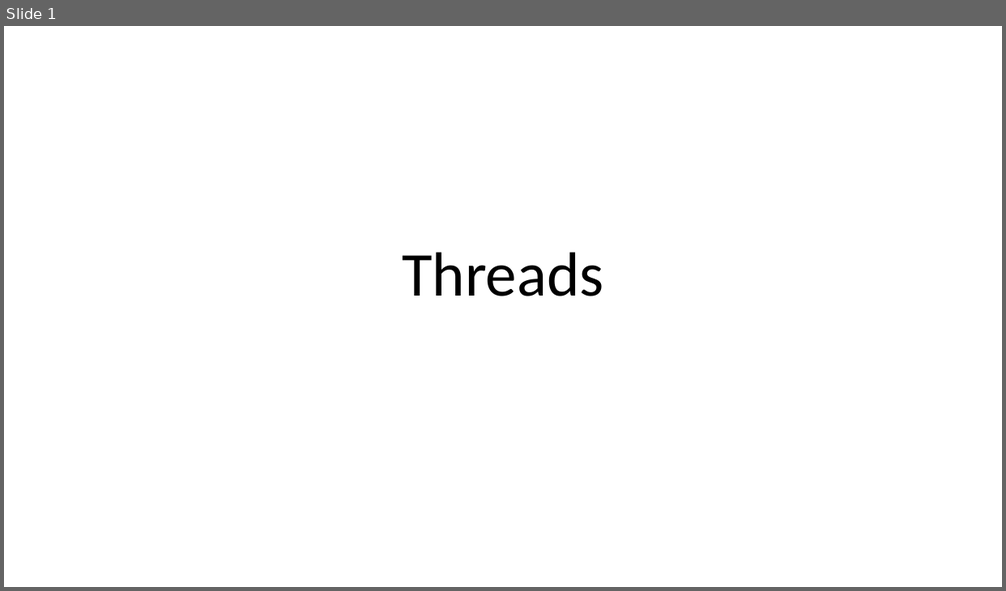
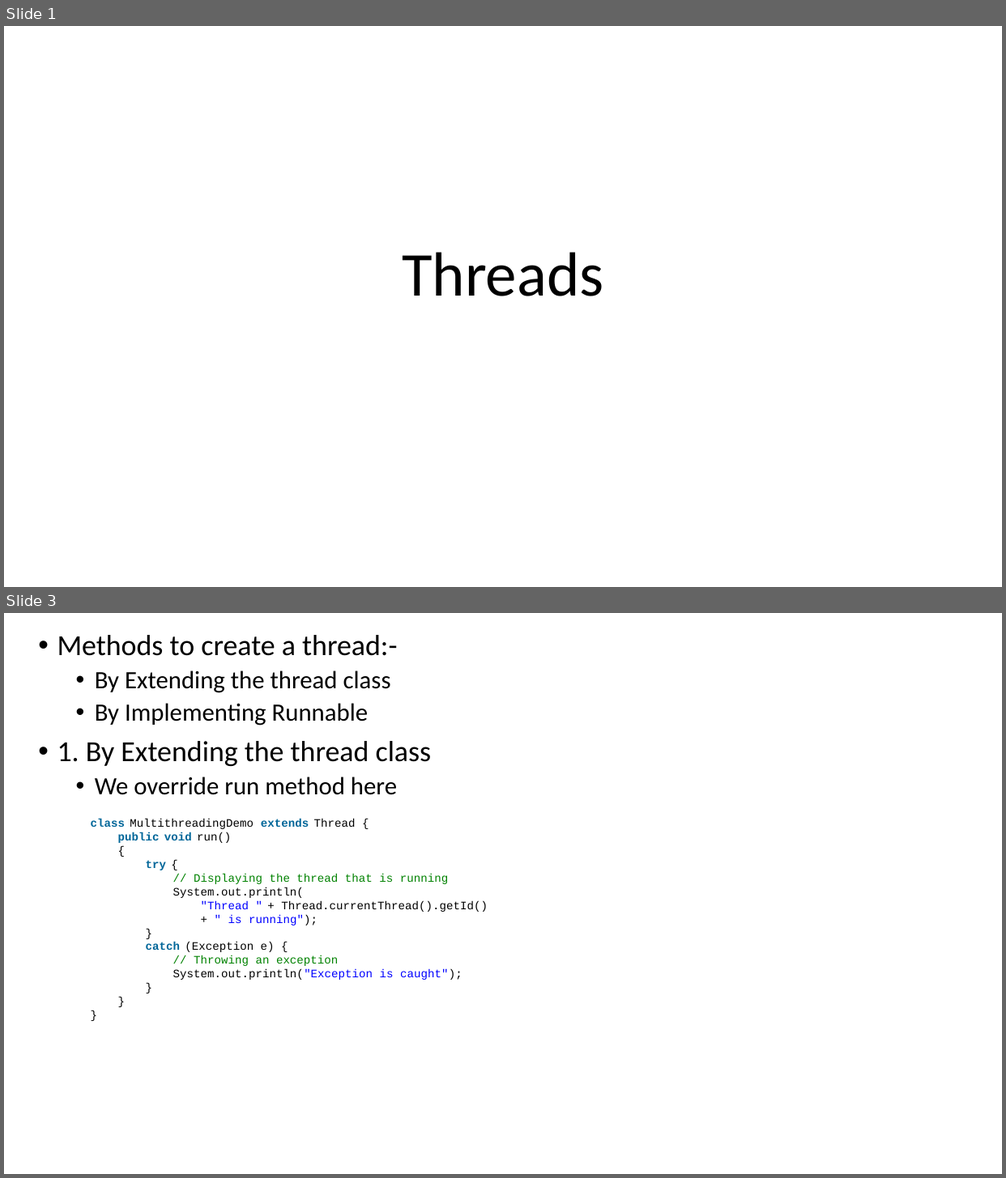
Before and after one commit to aroranishant8/JavaNotes, a slide deck: Java8/Threads.pptx. Shown one above the other, each under a label of ours: slide 1 before the commit, slides 1 and 3 after it; the slides between them are not shown. The pictures are 1006x591 and 1006x1178 pixels, drawn with LibreOffice and Linux fonts; fonts in the diff are those of the drawing. Boxes give left, top, right and bottom in pixels: in the first picture for what was removed or moved away, otherwise in the second. Text is boxed around its words. In the diff, an @@ line names an element or a change of style, - is before the commit and + after.

```diff
--- a/Java8/Threads.pptx
+++ b/Java8/Threads.pptx
@@ slide 3 added at [4,613,1002,1174], background #FFFFFF @@
@@ text added at [57,635,432,795], 24 pt, text #000000 @@
+• Methods to create a thread:-
+  • By Extending the thread class
+  • By Implementing Runnable
+• 1. By Extending the thread class
+  • We override run method here
@@ text added at [91,819,488,980], 11 pt, text #000000 @@
+class MultithreadingDemo extends Thread {
+public void run()
+{
+try {
+// Displaying the thread that is running
+System.out.println(
+"Thread " + Thread.currentThread().getId()
++ " is running");
+}
+catch (Exception e) {
+// Throwing an exception
+System.out.println("Exception is caught");
+}
+}
+}
```
Also in this commit, not shown: 4 other slides added, 1 slide removed, 3 other files.
